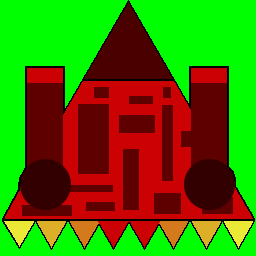
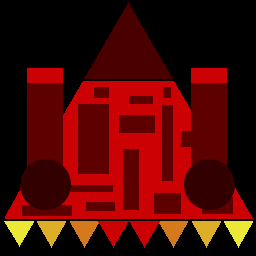
Layer changes from the first 256×256 image to the second:
hid "Слой 1" over [0, 0, 256, 256]
added layer "Слой 2" over [0, 0, 256, 256]
